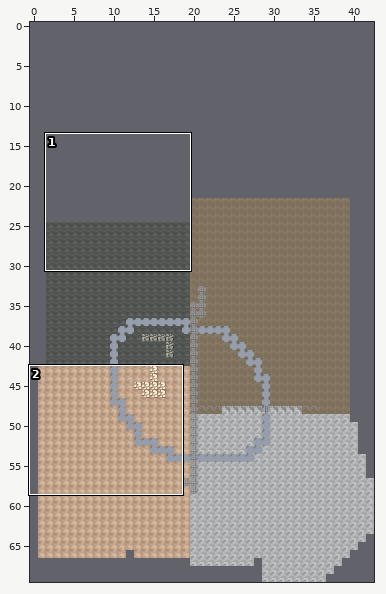
Two versions of a level (Tiled map, command/layerauto/test/layerauto_example.tmx). Above, an overview of the earlier version with the close-up marked.
Close-up. Before the edit:
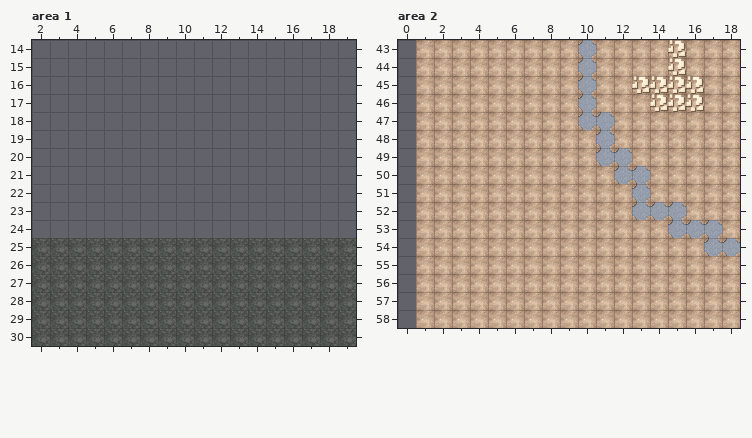
Cells are 20x20 px. Shown: area 1 x 2..19, y 14..30; area 2 x 0..18, y 43..58. The commit also changed other parts of the map, which this record leaves out.
After the commit:
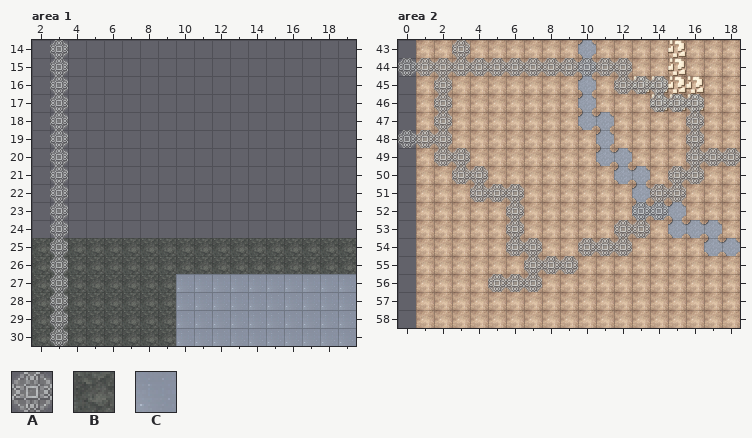
Key: from "巴巴罗萨计划(N4版)地块byXs": A 17, B 73; from "巴巴罗萨计划(N4版)渐变海洋地块byXs": C 50.
_ is an empty cell.
Tiles of an added or newly shown layer are drawn over the layers below it.
See-through tiles are keyed as they look on the map.
From old to new:
{"where": "layer \"Ground\", area 1"}
{"y":27,"x":10,"old":"BBBBBBBBBB","new":"CCCCCCCCCC"}
{"y":28,"x":10,"old":"BBBBBBBBBB","new":"CCCCCCCCCC"}
{"y":29,"x":10,"old":"BBBBBBBBBB","new":"CCCCCCCCCC"}
{"y":30,"x":10,"old":"BBBBBBBBBB","new":"CCCCCCCCCC"}
{"where": "layer \"Items_river\", area 1"}
{"y":14,"x":3,"old":"_","new":"A"}
{"y":15,"x":3,"old":"_","new":"A"}
{"y":16,"x":3,"old":"_","new":"A"}
{"y":17,"x":3,"old":"_","new":"A"}
{"y":18,"x":3,"old":"_","new":"A"}
{"y":19,"x":3,"old":"_","new":"A"}
{"y":20,"x":3,"old":"_","new":"A"}
{"y":21,"x":3,"old":"_","new":"A"}
{"y":22,"x":3,"old":"_","new":"A"}
{"y":23,"x":3,"old":"_","new":"A"}
{"y":24,"x":3,"old":"_","new":"A"}
{"y":25,"x":3,"old":"_","new":"A"}
{"y":26,"x":3,"old":"_","new":"A"}
{"y":27,"x":3,"old":"_","new":"A"}
{"y":28,"x":3,"old":"_","new":"A"}
{"y":29,"x":3,"old":"_","new":"A"}
{"y":30,"x":3,"old":"_","new":"A"}
{"where": "layer \"Items_river\", area 2"}
{"y":43,"x":3,"old":"_","new":"A"}
{"y":44,"x":0,"old":"__","new":"AA"}
{"where": "layer \"Items_railway\" (added), area 2"}
{"y":44,"x":2,"old":"___________","new":"AAAAAAAAAAA"}
{"y":45,"x":2,"old":"_","new":"A"}
{"y":45,"x":12,"old":"___","new":"AAA"}
{"y":46,"x":2,"old":"_","new":"A"}
{"y":46,"x":14,"old":"___","new":"AAA"}
{"y":47,"x":2,"old":"_","new":"A"}
{"y":47,"x":16,"old":"_","new":"A"}
{"y":48,"x":0,"old":"___","new":"AAA"}
{"y":48,"x":16,"old":"_","new":"A"}
{"y":49,"x":2,"old":"__","new":"AA"}
{"y":49,"x":16,"old":"___","new":"AAA"}
{"y":50,"x":3,"old":"__","new":"AA"}
{"y":50,"x":15,"old":"__","new":"AA"}
{"y":51,"x":4,"old":"___","new":"AAA"}
{"y":51,"x":14,"old":"__","new":"AA"}
{"y":52,"x":6,"old":"_","new":"A"}
{"y":52,"x":13,"old":"__","new":"AA"}
{"y":53,"x":6,"old":"_","new":"A"}
{"y":53,"x":12,"old":"__","new":"AA"}
{"y":54,"x":6,"old":"__","new":"AA"}
{"y":54,"x":10,"old":"___","new":"AAA"}
{"y":55,"x":7,"old":"___","new":"AAA"}
{"y":56,"x":5,"old":"___","new":"AAA"}
{"label":"added","picture_box":[50,40,68,346]}
{"label":"changed","picture_box":[176,274,356,346]}
{"label":"added","picture_box":[398,40,740,292]}
